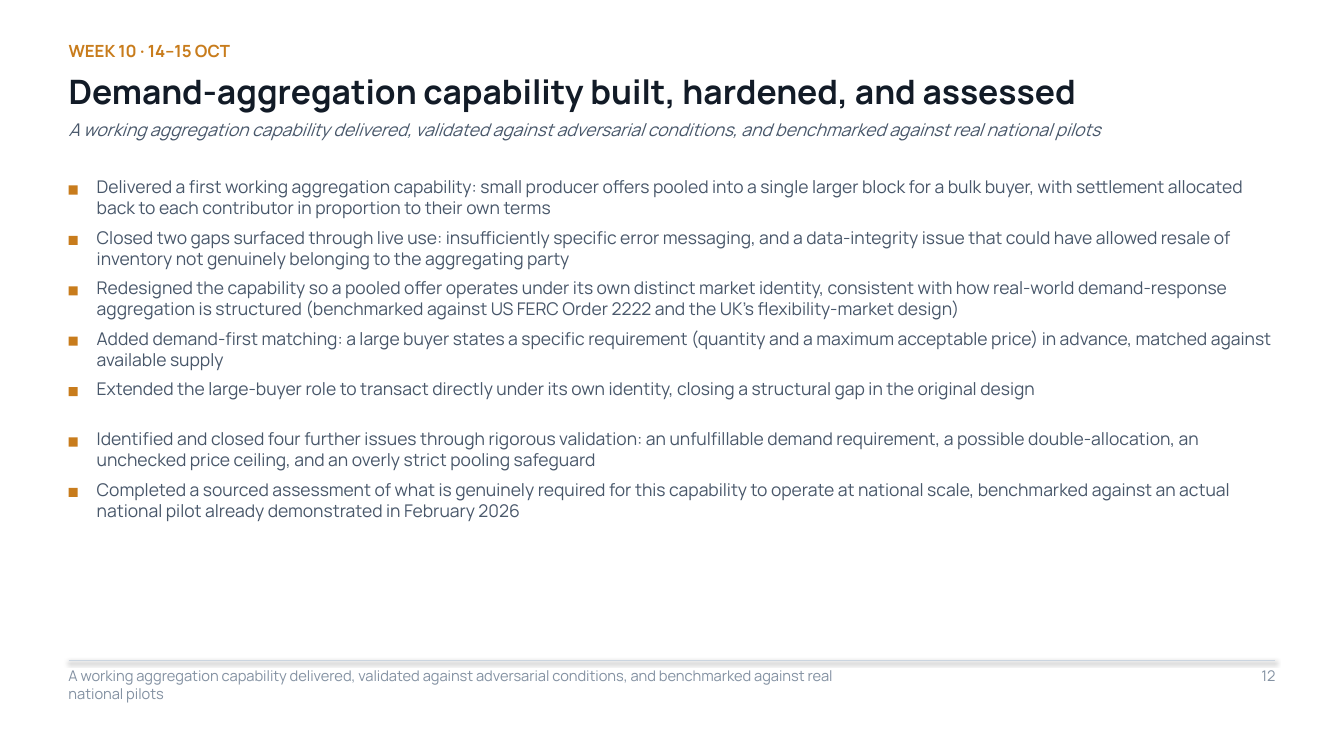
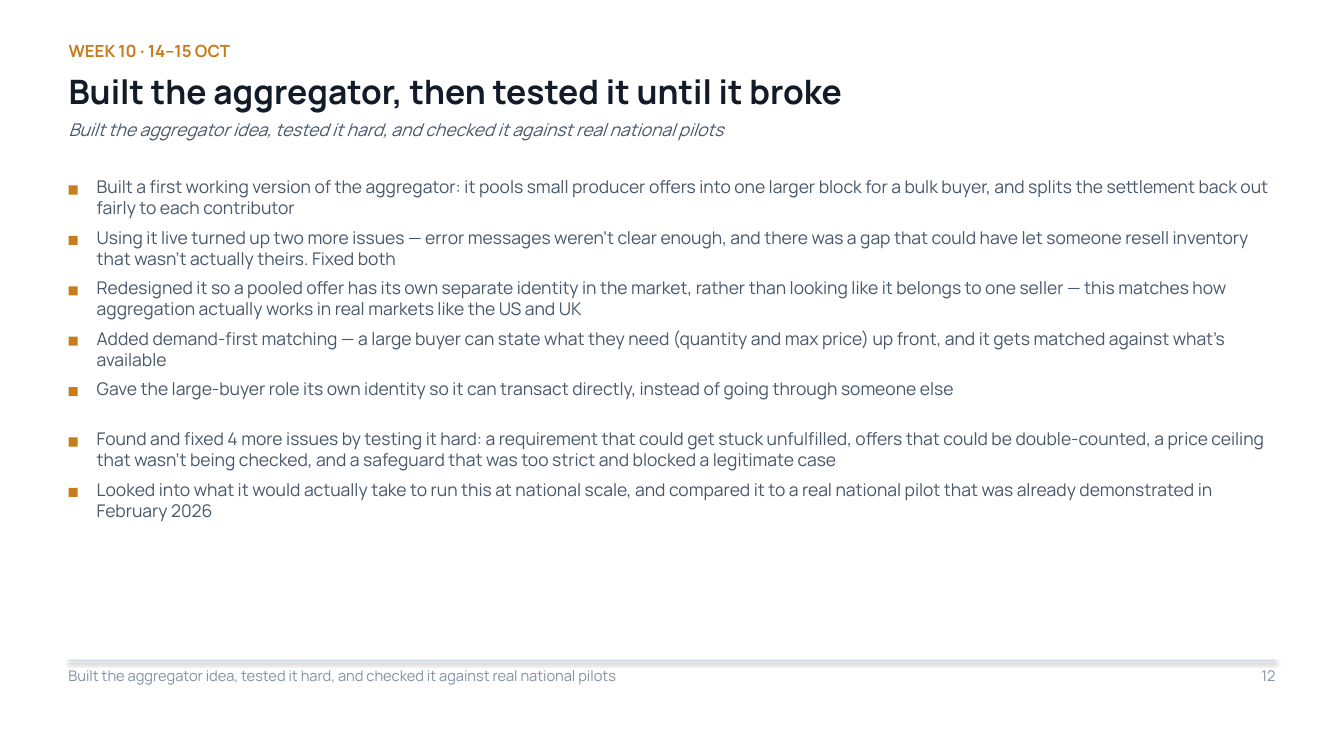
Before and after one commit to Sanjay-dev22/personal-deg, a slide deck: slide 12 of work-record/DEG-IES-Work-Record.pptx. Drawn at 1344x756 pixels with LibreOffice and Linux fonts; fonts in the diff are those of the drawing. Boxes give left, top, right and bottom in pixels: in the first picture for what was removed or moved away, otherwise in the second. Text is boxed around its words. In the diff, an @@ line names an element or a change of style, - is before the commit and + after.

```diff
--- a/work-record/DEG-IES-Work-Record.pptx
+++ b/work-record/DEG-IES-Work-Record.pptx
@@ text at bbox=[69, 79, 842, 113]: text changed @@
-Demand-aggregation capability built, hardened, and assessed
+Built the aggregator, then tested it until it broke
@@ text at bbox=[69, 123, 723, 141]: text changed @@
-A working aggregation capability delivered, validated against adversarial conditions, and benchmarked against real national pilots
+Built the aggregator idea, tested it hard, and checked it against real national pilots
@@ text at bbox=[97, 180, 1268, 218]: text changed @@
-Delivered a first working aggregation capability: small producer offers pooled into a single larger block for a bulk buyer, with settlement allocated back to each contributor in proportion to their own terms
+Built a first working version of the aggregator: it pools small producer offers into one larger block for a bulk buyer, and splits the settlement back out fairly to each contributor
@@ text at bbox=[97, 231, 1249, 269]: text changed @@
-Closed two gaps surfaced through live use: insufficiently specific error messaging, and a data-integrity issue that could have allowed resale of inventory not genuinely belonging to the aggregating party
+Using it live turned up two more issues — error messages weren't clear enough, and there was a gap that could have let someone resell inventory that wasn't actually theirs. Fixed both
@@ text at bbox=[97, 281, 1226, 320]: text changed @@
-Redesigned the capability so a pooled offer operates under its own distinct market identity, consistent with how real-world demand-response aggregation is structured (benchmarked against US FERC Order 2222 and the UK's flexibility-market design)
+Redesigned it so a pooled offer has its own separate identity in the market, rather than looking like it belongs to one seller — this matches how aggregation actually works in real markets like the US and UK
@@ text at bbox=[97, 330, 1225, 367]: text changed @@
-Added demand-first matching: a large buyer states a specific requirement (quantity and a maximum acceptable price) in advance, matched against available supply
+Added demand-first matching — a large buyer can state what they need (quantity and max price) up front, and it gets matched against what's available
@@ text at bbox=[97, 382, 954, 400]: text changed @@
-Extended the large-buyer role to transact directly under its own identity, closing a structural gap in the original design
+Gave the large-buyer role its own identity so it can transact directly, instead of going through someone else
@@ text at bbox=[97, 432, 1264, 471]: text changed @@
-Identified and closed four further issues through rigorous validation: an unfulfillable demand requirement, a possible double-allocation, an unchecked price ceiling, and an overly strict pooling safeguard
+Found and fixed 4 more issues by testing it hard: a requirement that could get stuck unfulfilled, offers that could be double-counted, a price ceiling that wasn't being checked, and a safeguard that was too strict and blocked a legitimate case
@@ text at bbox=[97, 483, 1212, 521]: text changed @@
-Completed a sourced assessment of what is genuinely required for this capability to operate at national scale, benchmarked against an actual national pilot already demonstrated in February 2026
+Looked into what it would actually take to run this at national scale, and compared it to a real national pilot that was already demonstrated in February 2026
@@ text at bbox=[68, 670, 616, 685]: text changed @@
-A working aggregation capability delivered, validated against adversarial conditions, and benchmarked against real national pilots
+Built the aggregator idea, tested it hard, and checked it against real national pilots
```
Also in this commit, not shown: 13 other slides changed.
